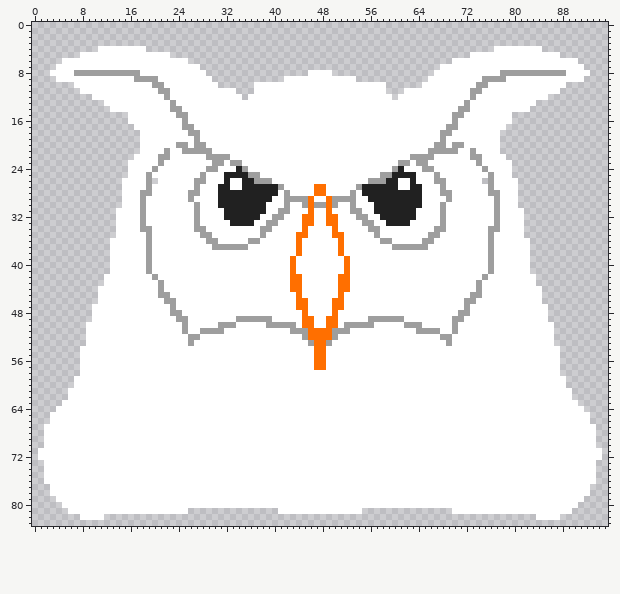
One commit to this pixel-art file: dev/art/owl_2.aseprite. That is the earlier state.
96x84 pixels, 1 frame.
After the commit:
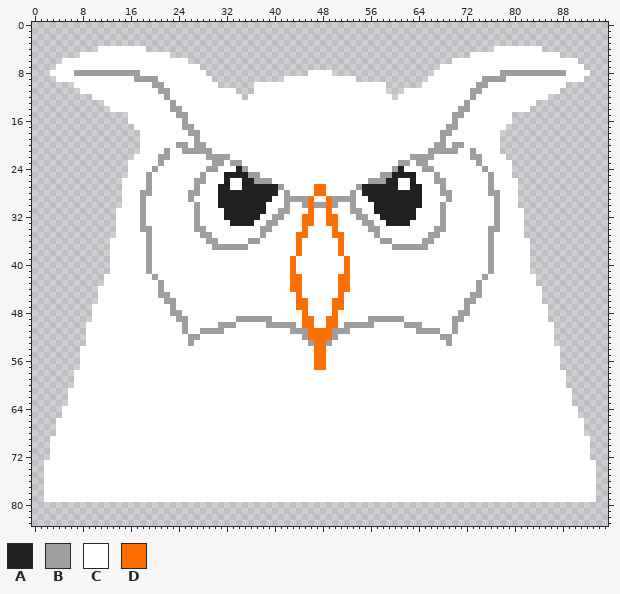
Palette (. is transparent): A #212121  B #9e9e9e  C #ffffff  D #ff6f00
Log entry: test size of front graphic on cards, using owl_1 for a moment
From old to new:
{"where": "layer \"Layer 1\""}
{"y":26,"x":20,"old":".","new":"C"}
{"y":26,"x":75,"old":".","new":"C"}
{"y":58,"x":7,"old":".","new":"C"}
{"y":58,"x":88,"old":".","new":"C"}
{"y":63,"x":5,"old":"C","new":"."}
{"y":63,"x":90,"old":"C","new":"."}
{"y":64,"x":4,"old":"C","new":"."}
{"y":64,"x":91,"old":"C","new":"."}
{"y":65,"x":3,"old":"CC","new":".."}
{"y":65,"x":91,"old":"CC","new":".."}
{"y":66,"x":3,"old":"C","new":"."}
{"y":66,"x":92,"old":"C","new":"."}
{"y":67,"x":2,"old":"CC","new":".."}
{"y":67,"x":92,"old":"CC","new":".."}
{"y":68,"x":2,"old":"CC","new":".."}
{"y":68,"x":92,"old":"CC","new":".."}
{"y":69,"x":2,"old":"C","new":"."}
{"y":69,"x":93,"old":"C","new":"."}
{"y":70,"x":2,"old":"C","new":"."}
{"y":70,"x":93,"old":"C","new":"."}
{"y":71,"x":1,"old":"CC","new":".."}
{"y":71,"x":93,"old":"CC","new":".."}
{"y":72,"x":1,"old":"CC","new":".."}
{"y":72,"x":93,"old":"CC","new":".."}
{"y":77,"x":2,"old":".","new":"C"}
{"y":77,"x":93,"old":".","new":"C"}
{"y":78,"x":2,"old":".","new":"C"}
{"y":78,"x":93,"old":".","new":"C"}
{"y":79,"x":2,"old":"..","new":"CC"}
{"y":79,"x":92,"old":"..","new":"CC"}
{"y":80,"x":5,"old":"CCCCCCCCCCCCCCCCCCCCCCCCCCCCCCCCCCCCCCCCCCCCCCCCCCCCCCCCCCCCCCCCCCCCCCCCCCCCCCCCCCCCCC","new":"......................................................................................"}
{"y":81,"x":6,"old":"CCCCCCCCCCCCCCCCCCCC","new":"...................."}
{"y":81,"x":41,"old":"CCCCCCCCCCCCCC","new":".............."}
{"y":81,"x":70,"old":"CCCCCCCCCCCCCCCCCCCC","new":"...................."}
{"y":82,"x":8,"old":"CCCC","new":"...."}
{"y":82,"x":84,"old":"CCCC","new":"...."}
{"label":"added","picture_box":[152,178,158,184]}
{"label":"added","picture_box":[482,178,488,184]}
{"label":"added","picture_box":[74,370,80,376]}
{"label":"added","picture_box":[560,370,566,376]}
{"label":"changed","picture_box":[38,400,602,520]}
